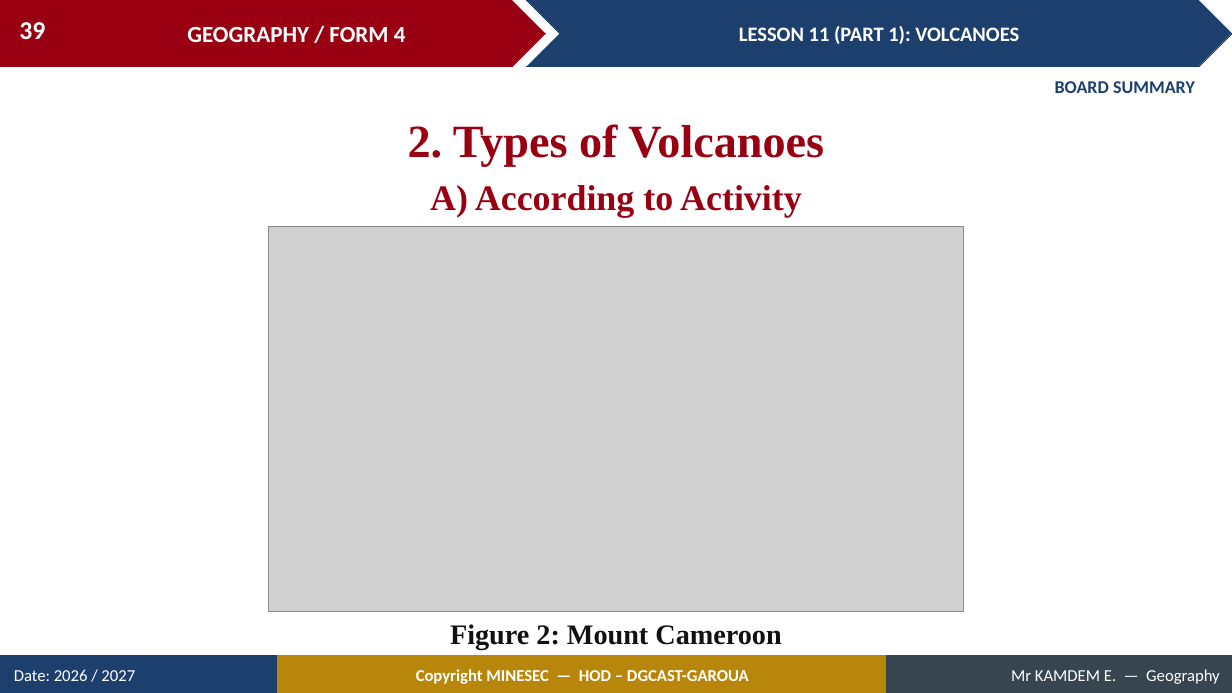
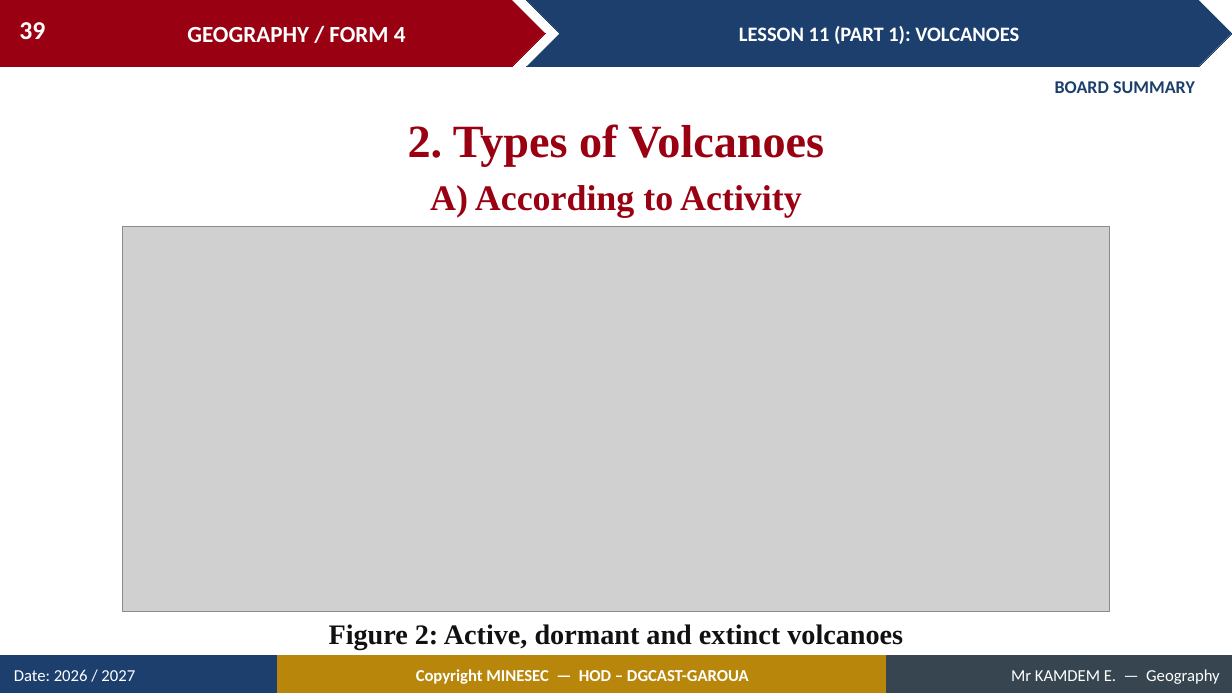
Before and after one commit to Berthautk/linea-github, a slide deck: slide 39 of lecons/F3/14_FORM4_LESSON11_Volcanoes.pptx. Drawn at 1232x693 pixels with LibreOffice and Linux fonts; fonts in the diff are those of the drawing; grey boxes stand for pictures. Boxes give left, top, right and bottom in pixels: in the first picture for what was removed or moved away, otherwise in the second. Text is boxed around its words. In the diff, an @@ line names an element or a change of style, - is before the commit and + after.

```diff
--- a/lecons/F3/14_FORM4_LESSON11_Volcanoes.pptx
+++ b/lecons/F3/14_FORM4_LESSON11_Volcanoes.pptx
@@ picture: place and size @@
-picture at box(269, 226, 964, 612)
+picture at box(123, 226, 1110, 612)
@@ text at box(329, 624, 903, 649): text changed @@
-Figure 2: Mount Cameroon
+Figure 2: Active, dormant and extinct volcanoes
```
Also in this commit, not shown: 2 other slides changed, 16 other files.
